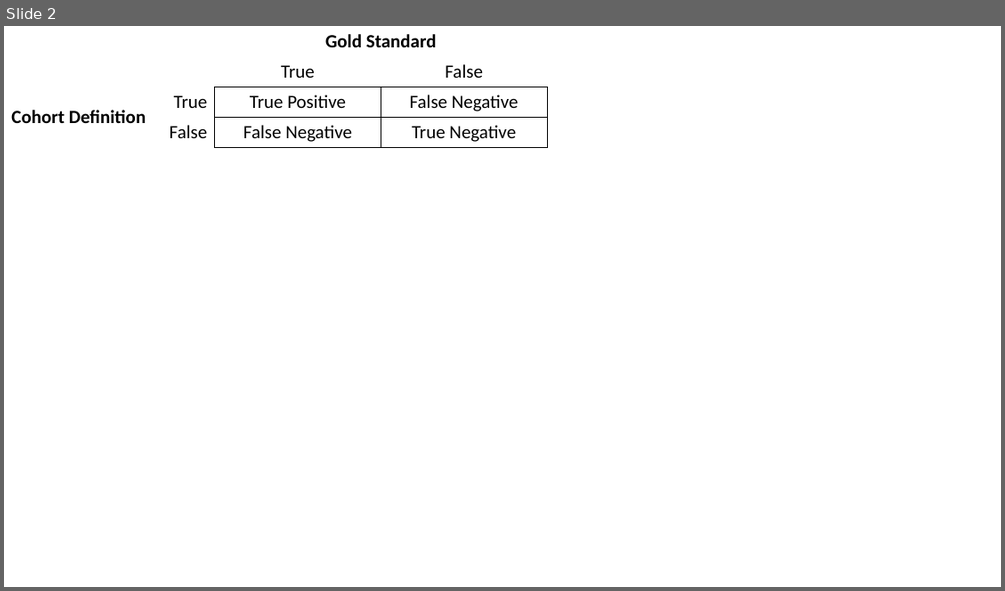
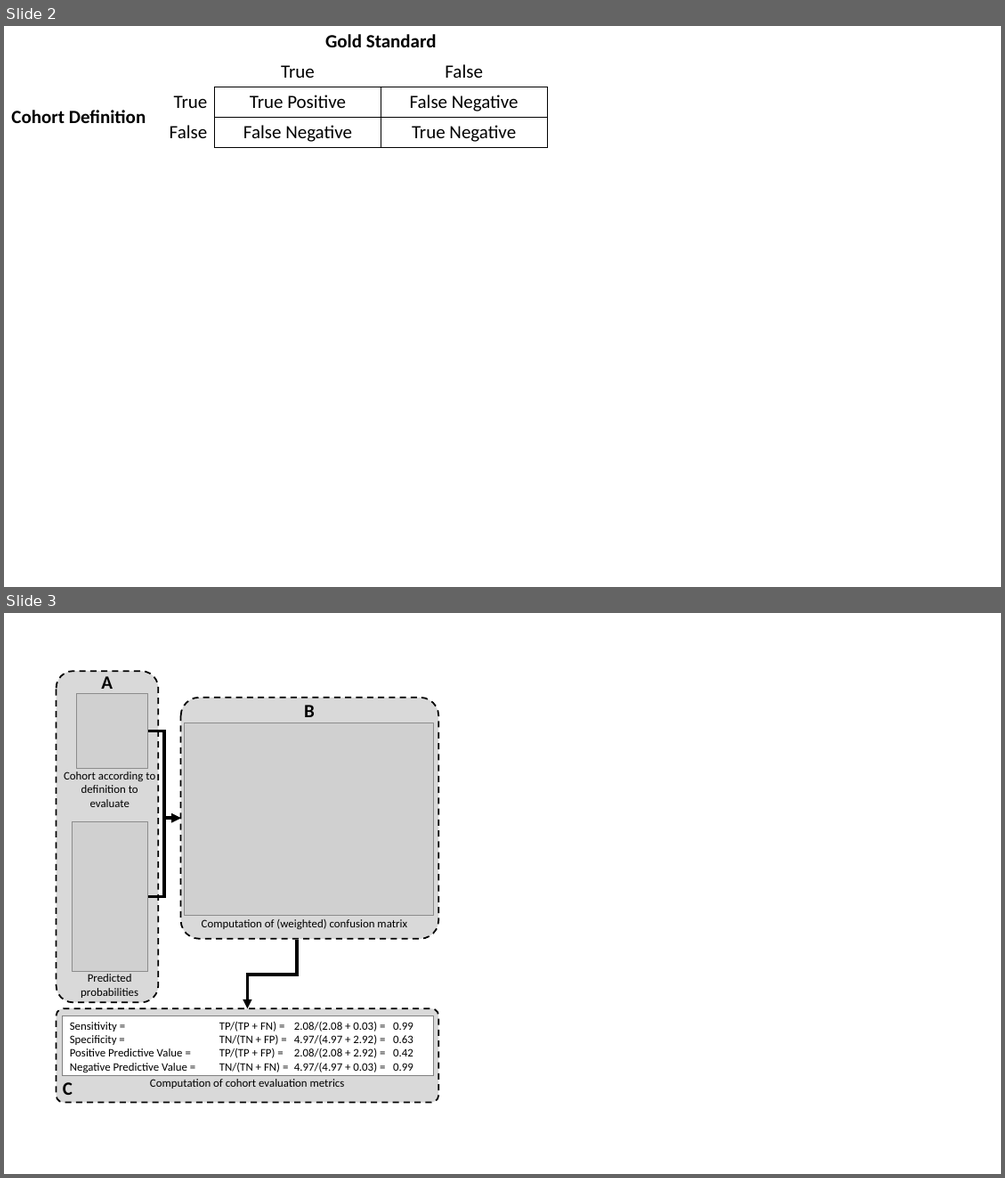
Before and after one commit to OHDSI/TheBookOfOhdsi, a slide deck: extras/FiguresClinicalValidity.pptx. Shown one above the other, each under a label of ours: slide 2 before the commit, slides 2 and 3 after it. The pictures are 1005x591 and 1005x1178 pixels, drawn with LibreOffice and Linux fonts; fonts in the diff are those of the drawing; grey boxes stand for pictures. Boxes give left, top, right and bottom in pixels: in the first picture for what was removed or moved away, otherwise in the second. Text is boxed around its words. In the diff, an @@ line names an element or a change of style, - is before the commit and + after.

```diff
--- a/extras/FiguresClinicalValidity.pptx
+++ b/extras/FiguresClinicalValidity.pptx
@@ slide 3 added at (4,613,1001,1174), background #FFFFFF @@
@@ rounded rectangle added at (57,672,159,1003), fill #D9D9D9, outline #000000 1.5 pt dashed @@
@@ text added at (101,676,113,694), 18 pt, text #000000, bold @@
+A
@@ picture added at (77,694,147,770) @@
@@ rounded rectangle added at (180,698,438,939), fill #D9D9D9, outline #000000 1.5 pt dashed @@
@@ text added at (304,705,315,717), 18 pt, text #000000, bold @@
+B
@@ elbow arrow added from (148, 731) to (180, 818), #000000 3 pt @@
@@ picture added at (184,722,434,915) @@
@@ text added at (64,771,155,807), 11 pt, text #000000 @@
+Cohort according to definition to evaluate
@@ picture added at (72,821,148,971) @@
@@ elbow arrow added from (148, 896) to (180, 818), #000000 3 pt @@
@@ text added at (202,919,407,929), 11 pt, text #000000 @@
+Computation of (weighted) confusion matrix
@@ elbow arrow added from (297, 940) to (248, 1008), #000000 3 pt @@
@@ text added at (81,973,138,997), 11 pt, text #000000 @@
+Predicted probabilities
@@ rounded rectangle added at (57,1008,438,1102), fill #D9D9D9, outline #000000 1.5 pt dashed @@
@@ rectangle added at (63,1016,434,1076), fill #FFFFFF, outline #808080 1 pt, 11 pt, text #000000 @@
+Sensitivity = TP/(TP + FN) = 2.08/(2.08 + 0.03) = 0.99
+Specificity = TN/(TN + FP) = 4.97/(4.97 + 2.92) = 0.63
+Positive Predictive Value = TP/(TP + FP) = 2.08/(2.08 + 2.92) = 0.42
+Negative Predictive Value = TN/(TN + FN) = 4.97/(4.97 + 0.03) = 0.99
@@ text added at (63,1082,73,1094), 18 pt, text #000000, bold @@
+C
@@ text added at (150,1078,345,1088), 11 pt, text #000000 @@
+Computation of cohort evaluation metrics
```
Also in this commit, not shown: 2 other files.
